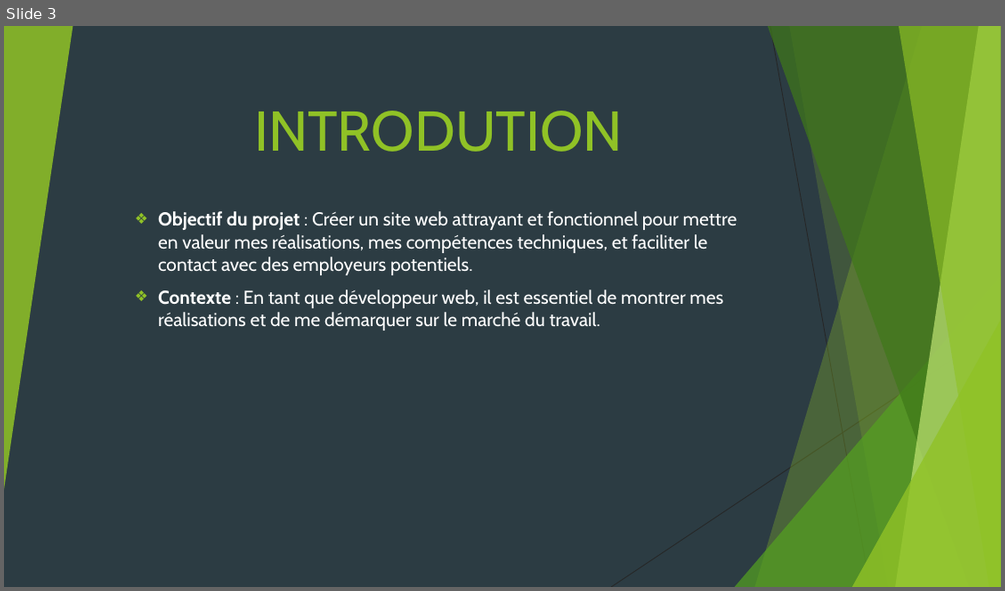
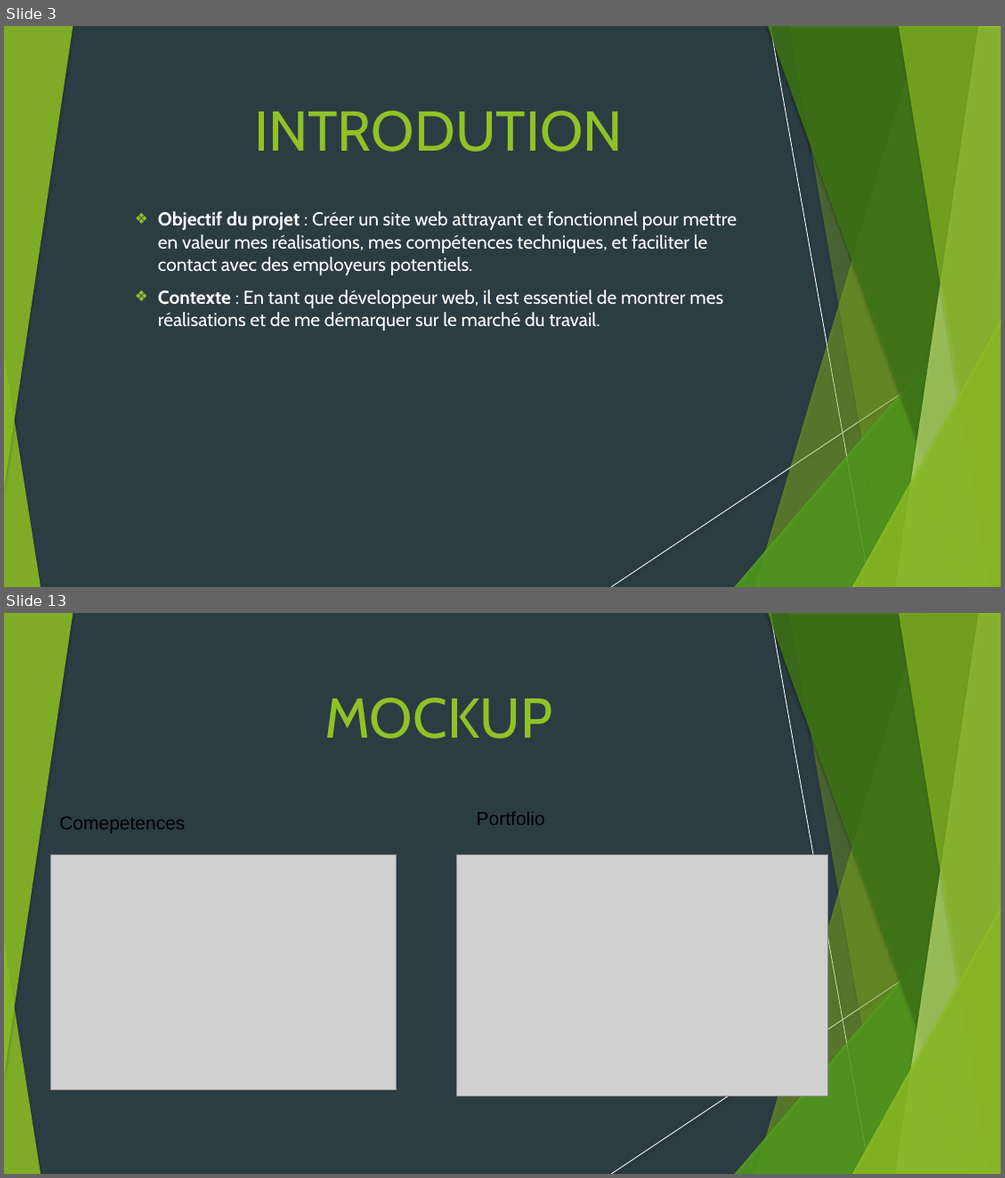
Before and after one commit to charifa93/Portfolio, a slide deck: documentation/Cahier de charges.pptm. Shown one above the other, each under a label of ours: slide 3 before the commit, slides 3 and 13 after it; the slides between them are not shown. The pictures are 1005x591 and 1005x1178 pixels, drawn with LibreOffice and Linux fonts; fonts in the diff are those of the drawing; grey boxes stand for pictures. Boxes give left, top, right and bottom in pixels: in the first picture for what was removed or moved away, otherwise in the second. Text is boxed around its words. In the diff, an @@ line names an element or a change of style, - is before the commit and + after.

```diff
--- a/documentation/Cahier de charges.pptm
+++ b/documentation/Cahier de charges.pptm
@@ slide 13 added at <box>4,613,1001,1174</box>, background #2C3C43; not listed: 18 template elements that a slide beside it also shows @@
@@ text added at <box>324,698,552,738</box>, 54 pt, text #90C226 @@
+MOCKUP
@@ text added at <box>59,816,185,833</box>, 18 pt, text #000000 @@
+Comepetences
@@ text added at <box>477,811,545,825</box>, 18 pt, text #000000 @@
+Portfolio
@@ picture added at <box>51,854,396,1090</box> @@
@@ picture added at <box>456,854,828,1096</box> @@
@@ slide 3 changed as well @@
@@ shadow on in 7 elements at <box>755,26,1001,587</box>, <box>735,275,1001,587</box>, <box>768,26,1001,587</box>, <box>896,26,1001,587</box>, <box>898,26,1001,587</box>, <box>852,320,1001,587</box>, <box>4,26,73,490</box> @@
@@ line (770, 26) - (870, 587): stroke #262626 0.75 pt to #FFFFFF 0.74 pt @@
@@ freeform shape at <box>789,26,1001,587</box>: shadow on; outline redrawn @@
@@ line (1001, 328) - (611, 587): stroke #262626 0.75 pt to #FFFFFF 0.74 pt @@
@@ group added at <box>735,26,1001,587</box>: 5 freeform shapes, 2 triangles @@
@@ triangle added at <box>4,354,40,587</box>, fill #90C226 at 85% opacity @@
```
Also in this commit, not shown: 2 other slides changed, 12 other slides added, 35 other files.
